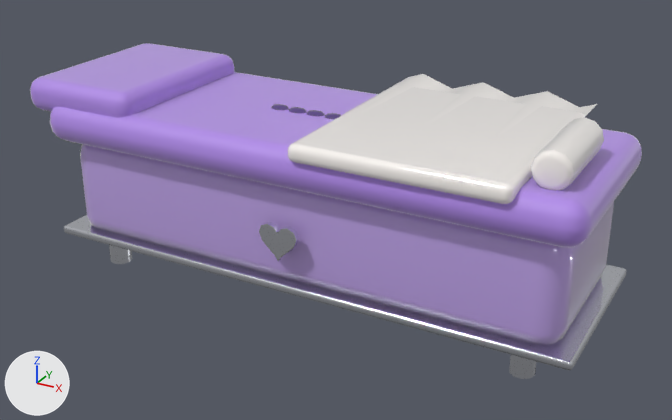
The glTF model public/assets/interiors/salao/spa_massage_bed.glb as it was, and as the next commit left it.
Both versions are drawn from a camera (50 mm lens) standing at (1.44, -2.58, 1.58) and looking at (-0.01, 0.05, 0.26). Arrows for +X, +Y and +Z are at lower left; the lights stay in place. The picture after the commit comes second.

The first picture shows 'spa_massage_bed'.
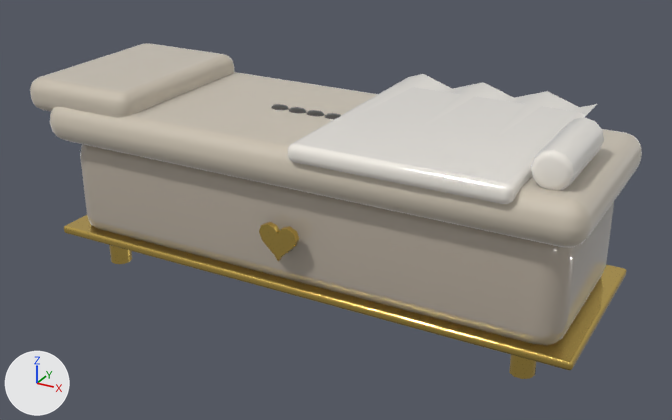
Changed parts and their boxes (x1, y1, x2, y2) in the pictures (672 x 420 px):
'spa_massage_bed', recoloured (purple to grey): (30, 43, 642, 379) in both

The change, as a diff of the scene's bpy script:
```diff
--- a/public/assets/interiors/salao/spa_massage_bed.glb.py
+++ b/public/assets/interiors/salao/spa_massage_bed.glb.py
@@ mat_base_007 @@
 mat_base_007 = principled_material('base.007')
-mat_base_007.base_color = (0.533, 0.376, 0.823)  # purple #c1a5ea
+mat_base_007.base_color = (0.485, 0.423, 0.347)  # grey #b9ae9f
 mat_base_007.roughness = 0.18
@@ mat_trim_007 @@
 mat_trim_007 = principled_material('trim.007')
-mat_trim_007.base_color = (0.768, 0.791, 0.855)  # white #e3e6ee
+mat_trim_007.base_color = (0.888, 0.624, 0.156)  # yellow #f2cf6e
 mat_trim_007.metallic = 1.0
@@ mat_fabric_007 @@
 mat_fabric_007 = principled_material('fabric.007')
-mat_fabric_007.base_color = (0.434, 0.254, 0.807)  # purple #b08ae8
+mat_fabric_007.base_color = (0.584, 0.521, 0.423)  # light grey #c9bfae
 mat_fabric_007.roughness = 0.55
```
